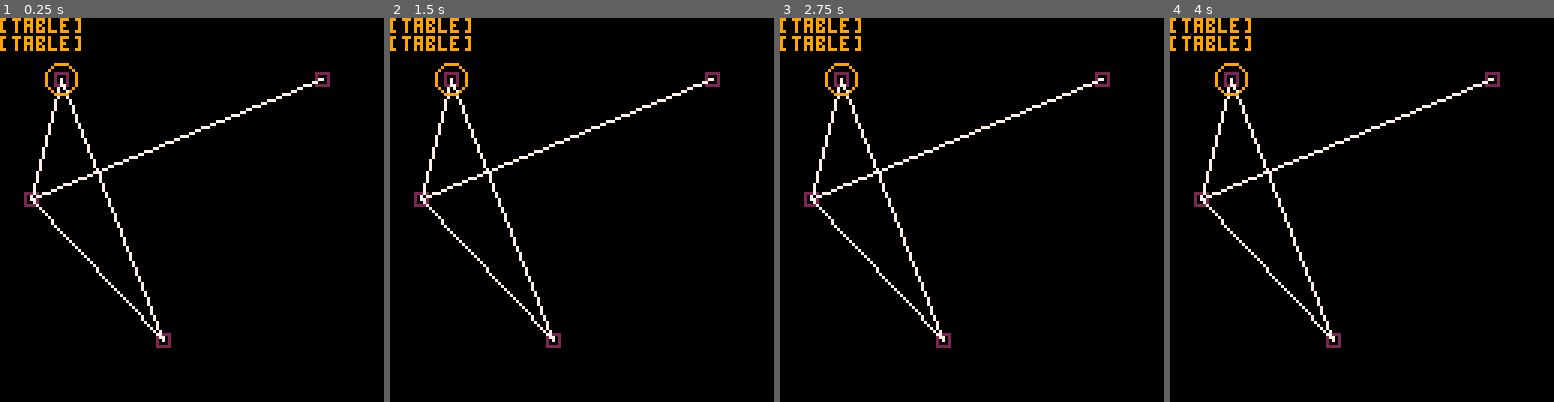
Above: before the commit, frames 1-4 (left to right).
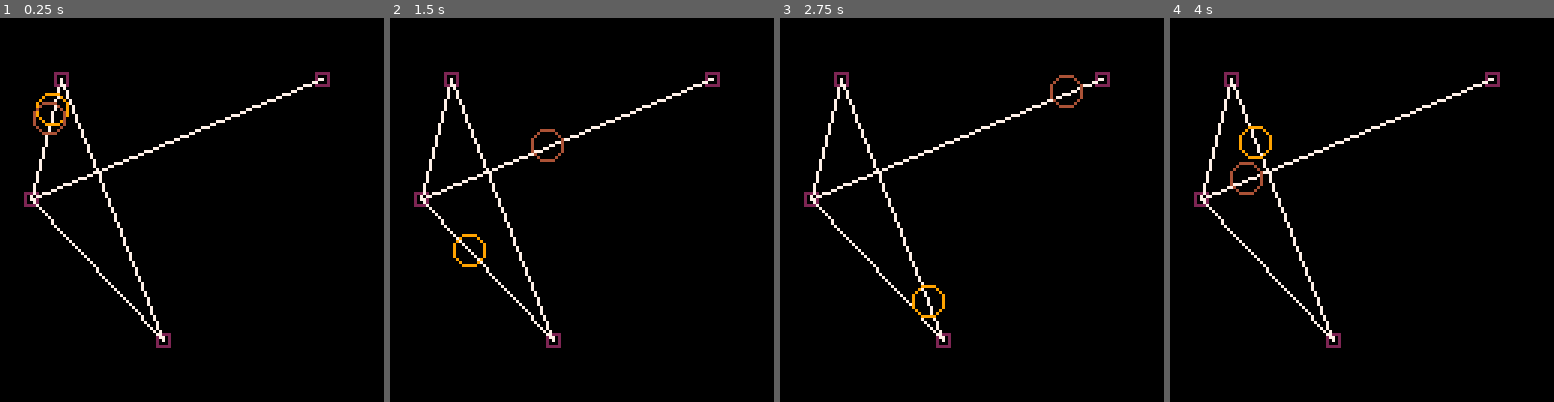
Above: after the commit, the same moments.

Repository: ncalbrix/pico8-tests
Game: PICO-8 cartridge networkz.p8
Same seed, same stepped clock (60 frames per second), same inputs: the game is played once before the commit and once after it.
Inputs:
- Up to frame 1 (0.25 s): no input
- Up to frame 2 (1.5 s): no input
- Up to frame 3 (2.75 s): no input
- Up to frame 4 (4 s): no input

The runs differ from the first frame. In frame 1, 1.2% of the frame differs, in the area x 0-22%, y 0-31%; in frame 2, 1.3%, in the area x 0-46%, y 0-65%; in frame 3, 1.3%; in frame 4, 1.3%.

Commit message:
[Networks #3] Finish first Agent implementation : add update method to Agent and Network, misc fixes

Diff:
--- a/networkz.p8
+++ b/networkz.p8
@@ -20,16 +20,52 @@
 	}
 
 	net=new_network(nodes,adj)
-	agent=new_agent(net:get_node(1))
+	agent=new_agent(net:get_node(1),1.5)
+	agent2=new_agent(net:get_node(1),2,4)
 
 	cls()
 	net:draw()
-	agent:draw()
-
-	node_1=net:get_node(1)
-	print(node_1)
-	dest_1=node_1:rnd_adj_node()
-	print(dest_1)
+--	agent:draw()
+--
+--	node_1=net:get_node(1)
+--	print(node_1)
+--	dest_1=node_1:rnd_adj_node()
+--	print(dest_1)
+--
+--	pa(agent)
+--	agent:update()
+--	pa(agent)
+--	agent:update()
+--	pa(agent)
+--	agent:update()
+--	pa(agent)
+--	agent:update()
+--	pa(agent)
+--	agent:update()
+--	pa(agent)
+--	agent:update()
+--	pa(agent)
+end
+
+function _update()
+	net:update()
+end
+
+function _draw()
+	cls()
+	net:draw()
+end
+
+function pa(agent)
+	?agent.x..':'..agent.y..':'..agent.speed
+	?agent.dx..':'..agent.dy
+	if (agent.next_node) then
+		?agent.next_node.x..':'..agent.next_node.y
+	else
+		?agent.next_node
+	end
+	?agent.dist_to_go
+	?'-------'
 end
 -->8
 -- base classes
@@ -44,6 +80,7 @@
 		--attrs
 		nodes={},
 		links={},
+		agents={},
 
 		--inner methods
 		get_node=function(self,n)
@@ -60,7 +97,17 @@
 			link:set_network(self)
 		end,
 
+		add_agent=function(self,agent)
+			add(self.agents,agent)
+		end,
+
 		--outer methods
+		update=function(self)
+			for a in all(self.agents) do
+				a:update()
+			end
+		end,
+
 		draw=function(self)
 			for n in all(self.nodes) do
 				n:draw()
@@ -68,13 +115,16 @@
 			for l in all(self.links) do
 				l:draw()
 			end
+			for a in all(self.agents) do
+				a:draw()
+			end
 		end
 	}
 
 	--construction
 	for n in all(_nodes) do
 		network:add_node(n)
-		n:set_network(network)
+--		n:set_network(network)
 	end
 
 	for org,dests in pairs(adj) do
@@ -85,7 +135,7 @@
 			)
 
 			network:add_link(l)
-			l.set_network(network)
+--			l.set_network(network)
 			del(adj[dst],org)
 		end
 	end
@@ -137,6 +187,15 @@
 			nb_nodes=#self.links
 			dest_idx=flr(rnd(nb_nodes))+1
 			return self:get_link(dest_idx):other_node(self)
+		end,
+
+		dist_to=function(self,node)
+			return vect_norm(
+				self.x,
+				self.y,
+				node.x,
+				node.y
+			)
 		end,
 
 		--outer methods
@@ -209,14 +268,17 @@
 	_speed = (_speed or def_agent_speed)
 	_col = (_col or def_agent_col)
 
-	return {
+	agent = {
 		--attrs
 		current_node=_node,
 		next_node=nil,
-		speed=_speed,
+		network=_node.network,
+
 		col=_col,
 		size=def_agent_size,
-		network=_node.network,
+
+		speed=_speed,
+		dist_to_go=0,
 
 		x=_node.x,
 		y=_node.y,
@@ -228,12 +290,58 @@
 			return self.current_node:rnd_adj_node()
 		end,
 
+		set_dest=function(self,dest)
+			self.next_node=dest
+			self.dist_to_go=self.current_node:dist_to(self.next_node)
+		end,
+
+		move=function(self)
+			self.x+=self.dx
+			self.y+=self.dy
+		end,
+
+		set_speed_comp=function(self)
+			local norm=vect_norm(
+				self.current_node.x,
+				self.current_node.y,
+				self.next_node.x,
+				self.next_node.y
+			)
+			local coef=(self.speed/norm)
+			local xab=self.next_node.x-self.current_node.x
+			local yab=self.next_node.y-self.current_node.y
+
+			self.dx=coef*xab
+			self.dy=coef*yab
+		end,
 
 		--outer methods
+		update=function(self)
+			if (not self.next_node) then
+				self:set_dest(self:rnd_dest())
+				self:set_speed_comp()
+			else
+				if (self.dist_to_go>self.speed) then
+					self:move()
+					self.dist_to_go-=self.speed
+				else
+					self.x=self.next_node.x
+					self.y=self.next_node.y
+					self.current_node=self.next_node
+					self.next_node=nil
+				end
+			end
+		end,
+
 		draw=function(self)
 			circ(self.x,self.y,self.size,self.col)
 		end
 	}
+
+	--construction
+	agent.network:add_agent(agent)
+
+	return agent
 end
 
 -->8
@@ -245,6 +353,16 @@
 		or
 		((link_1.node_1 == link_2.node_2) and (link_1.node_2 == link_2.node_1))
 	)
+end
+
+function vect_norm(xa,ya,xb,yb)
+	local x=xb-xa
+	x=x*x
+
+	local y=yb-ya
+	y=y*y
+
+	return sqrt(x+y)
 end
 __gfx__
 00000000000000000000000000000000000000000000000000000000000000000000000000000000000000000000000000000000000000000000000000000000
